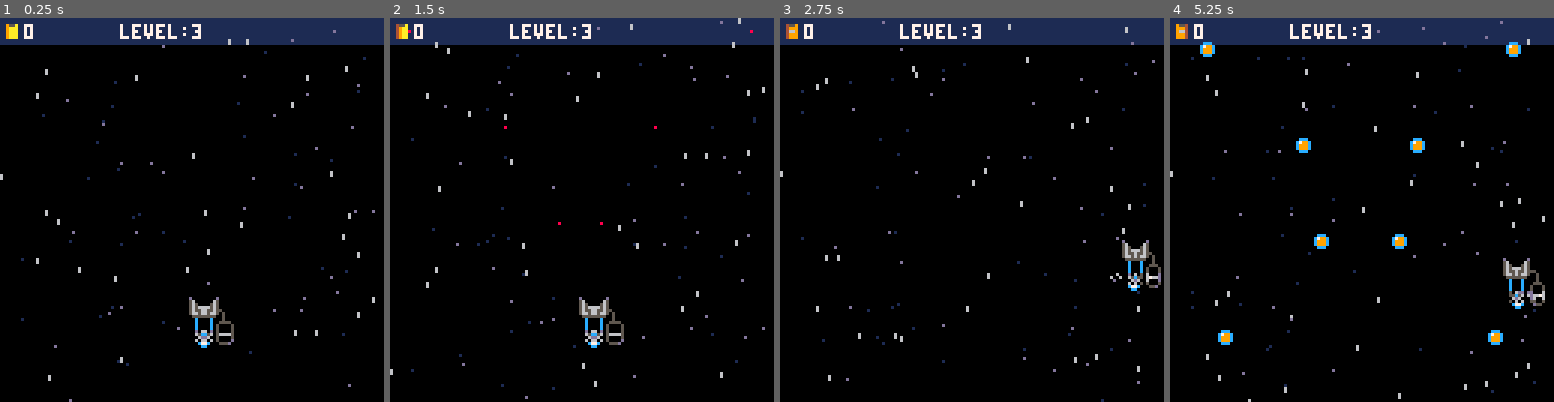
Above: before the commit, frames 1-4 (left to right).
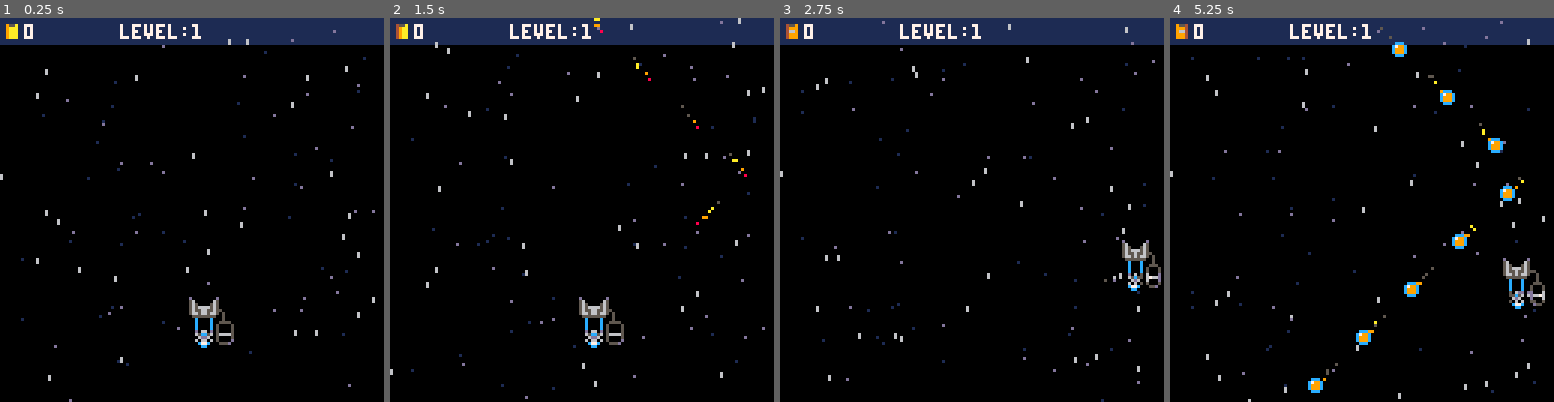
Above: after the commit, the same moments.

Repository: jacobneal65/drop-p8
Game: PICO-8 cartridge drop.p8
Two runs of this game, one before a commit and one after it. Both use one fixed random seed, a clock stepped at 60 frames per second and the inputs below.
Inputs:
- Up to frame 1 (0.25 s): no input
- Up to frame 2 (1.5 s): no input
- Up to frame 3 (2.75 s): hold Right 1.6-2.1 s; hold Up 2.15-2.42 s; hold Right from 2.47 s (still down)
- Up to frame 4 (5.25 s): release Right at 3.03 s; hold Left 3.08-3.58 s; hold Down 3.63-3.97 s; hold Right 4.02-4.68 s; hold Up 4.73-5.03 s; hold Left from 5.08 s (still down)

The runs differ from the first frame. In frame 1, less than 0.1% of the frame differs, in the area x 50-53%, y 1-5%; in frame 2, 0.2%; in frame 3, less than 0.1%; in frame 4, 2.3%, in the area x 7-96%, y 1-98%.

Commit message:
added a particles to preview and comets

Diff:
--- a/drop.p8
+++ b/drop.p8
@@ -9,8 +9,8 @@
 	debug={""}
 	effects={}
 	--two flame effects
-	f1c={8,9,10,5}
-	f2c={7,6,6,5}
+	f1c={8,9,10,5}--red effect
+	f2c={7,6,6,5}--white to grey
 	--player
 	p_x=64
 	p_y=100
@@ -29,7 +29,7 @@
 	t_grav=2
 	grav=2
 	frict=0.90
-	level=3--level
+	level=1--level
 	pt=0--points
 	pt_total=50
 	t=0
@@ -147,6 +147,8 @@
 	--dots line
 	for d in all(dots) do
 		pset(d.x+4,d.y+4,8)
+--(x,y,dx,dy,r,l,c_table)
+		fire(d.x+5,d.y+5,0,-0.5,1,2,f1c)
 	end
 
 	--flill tank amount
@@ -191,6 +193,7 @@
 	circfill(t.x+4,t.y+4,2,12)
 	rectfill(t.x+3,t.y+3,t.x+5,t.y+5,9)
 	pset(t.x+3,t.y+3,7)
+			fire(t.x+5,t.y+5,0,-0.5,1,2,f1c)
 	end
 
 
